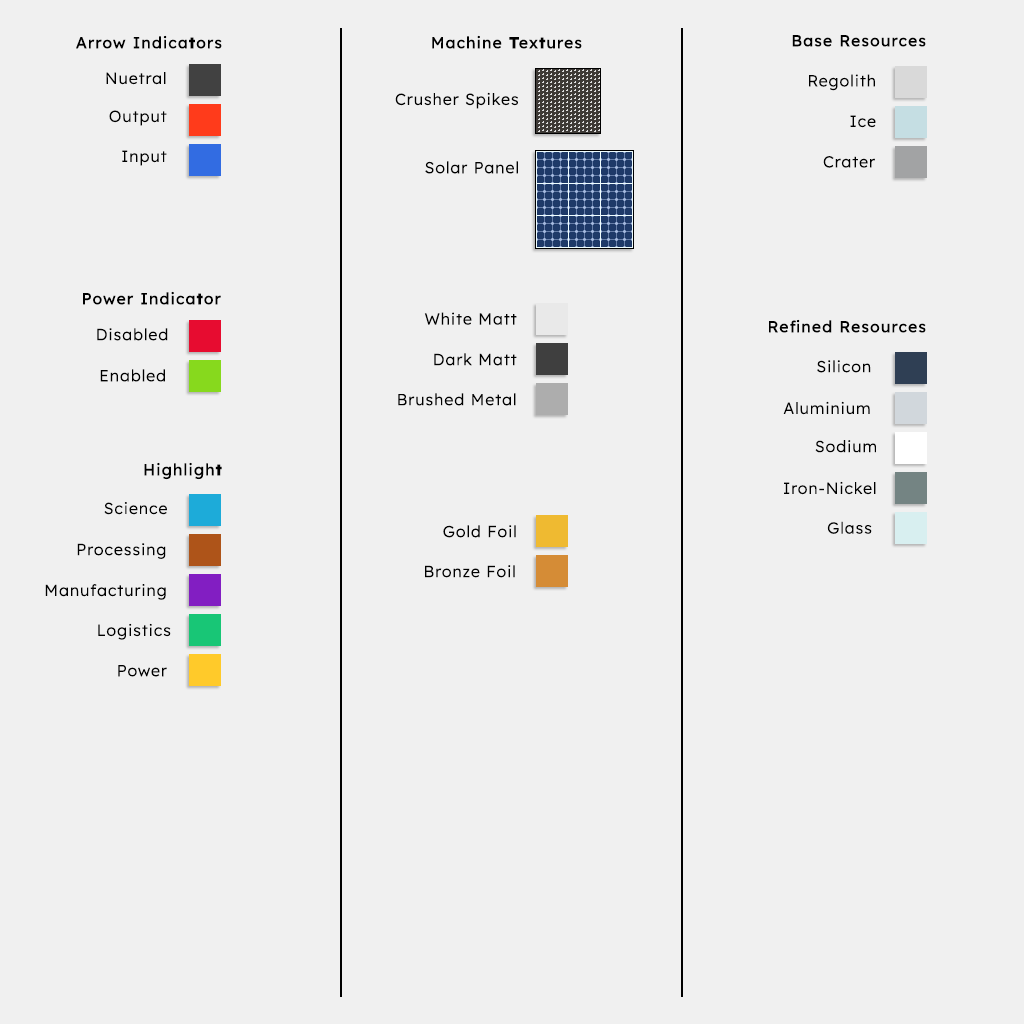
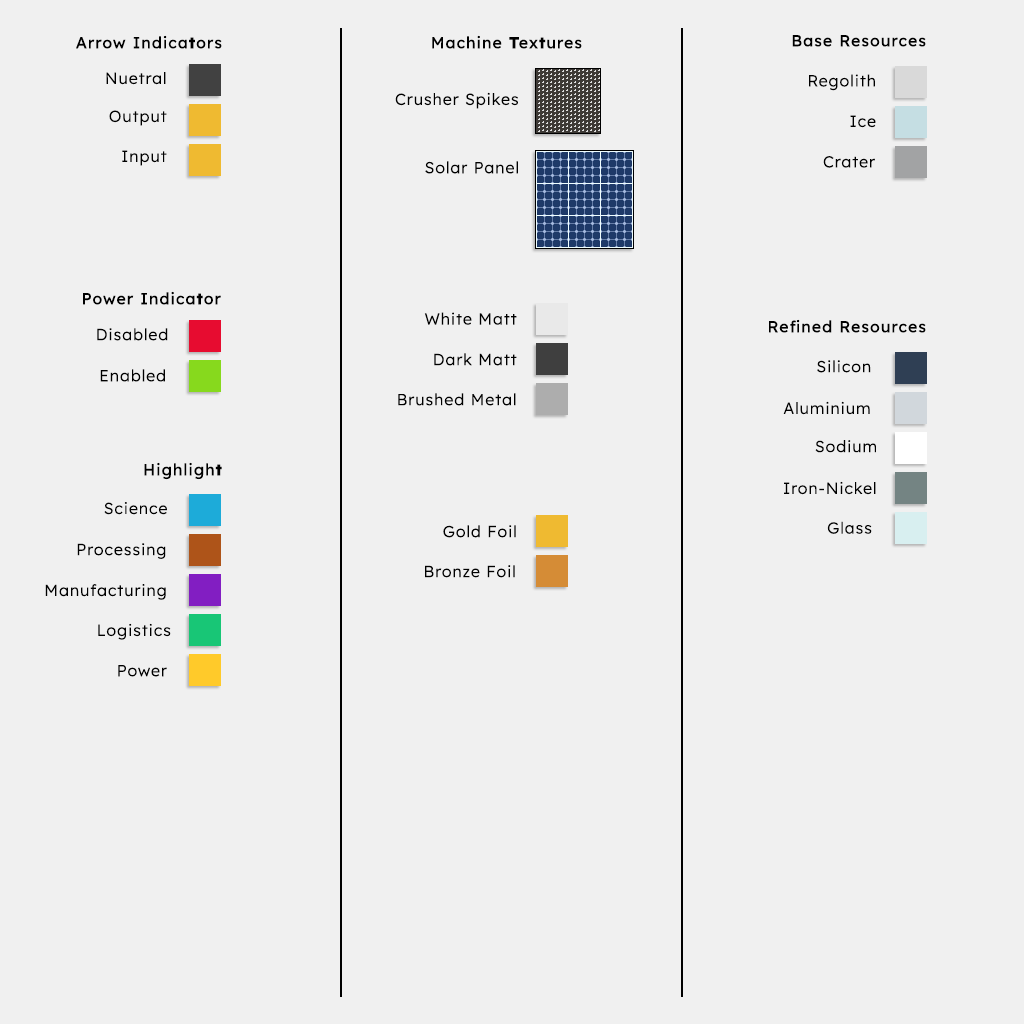
Before/after of a 1024 × 1024 layered artwork. What changed in the layer stack:
painted on "Rectangle 1 copy 12" over [189, 144, 221, 176]
painted on "Rectangle 1" (1st of 2, in "Group 1" › "Blocks") over [189, 104, 221, 136]
